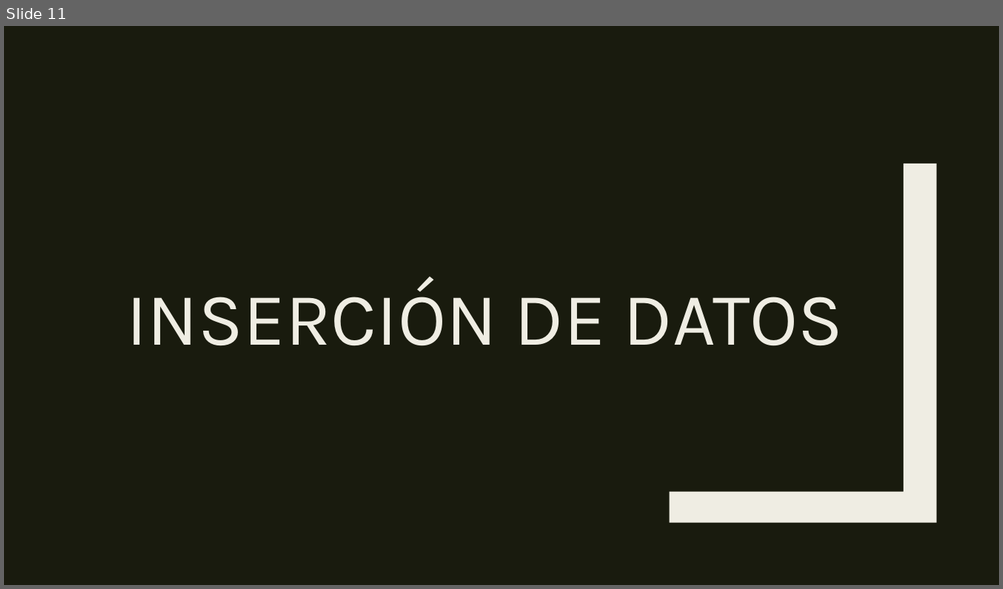
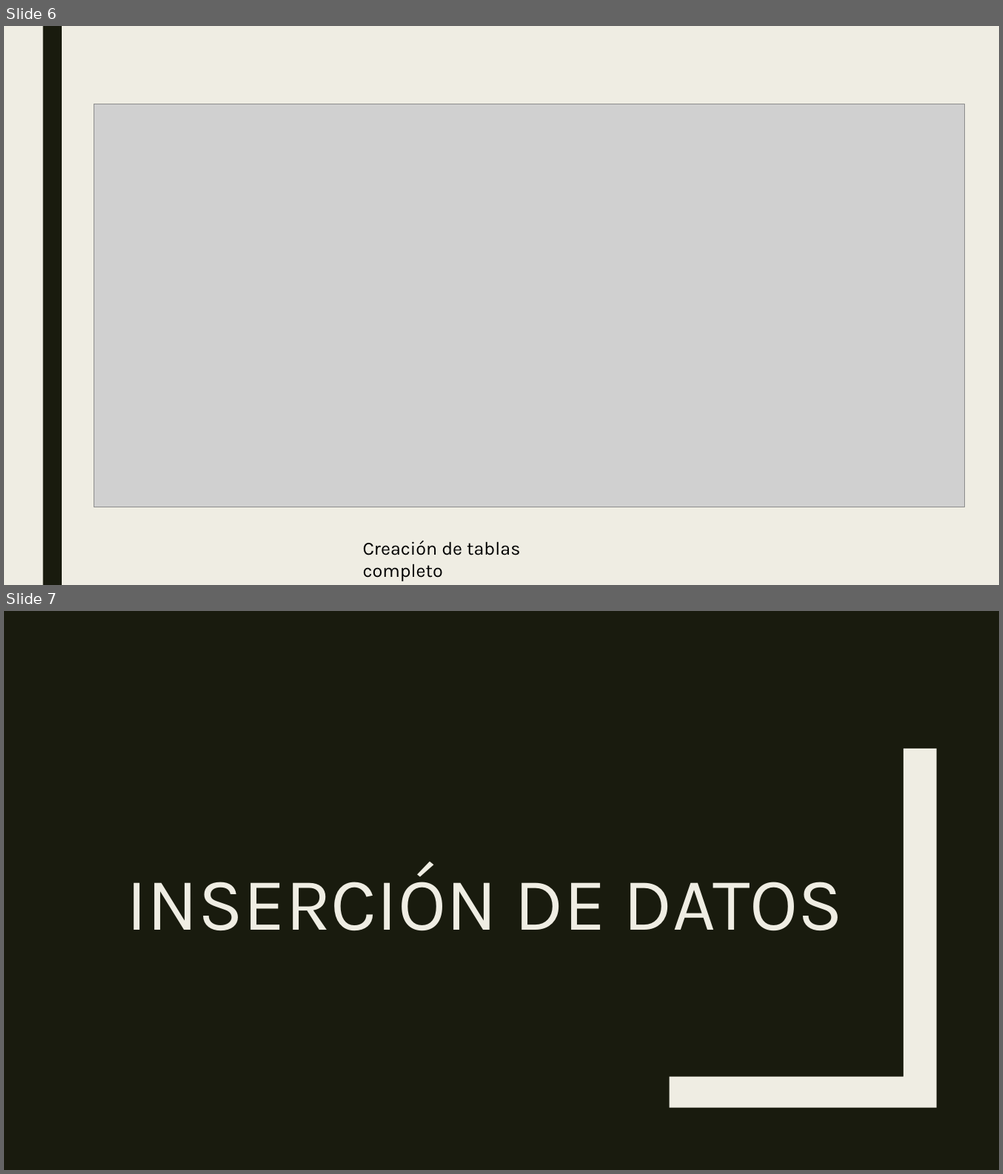
Before and after one commit to Helinks/SI-DLYTime, a slide deck: 3-Trimestre/DLYTimeDB.pptx. Shown one above the other, each under a label of ours: slide 11 before the commit, slides 6 and 7 after it. The pictures are 1003x589 and 1003x1174 pixels, drawn with LibreOffice and Linux fonts; fonts in the diff are those of the drawing; grey boxes stand for pictures. Boxes give left, top, right and bottom in pixels: in the first picture for what was removed or moved away, otherwise in the second. Text is boxed around its words. In the diff, an @@ line names an element or a change of style, - is before the commit and + after.

```diff
--- a/3-Trimestre/DLYTimeDB.pptx
+++ b/3-Trimestre/DLYTimeDB.pptx
@@ slide 6 added at bbox=[4, 26, 999, 585], background #EFEDE3 @@
@@ rectangle added at bbox=[42, 26, 62, 585], fill #191B0E @@
@@ picture added at bbox=[94, 104, 965, 508] @@
@@ text added at bbox=[363, 541, 520, 582], 18 pt, text #000000 @@
+Creación de tablas completo
@@ what was slide 11 is now slide 7 @@
```
Also in this commit, not shown: 1 slide changed, 10 other slides added, 23 slides removed.
